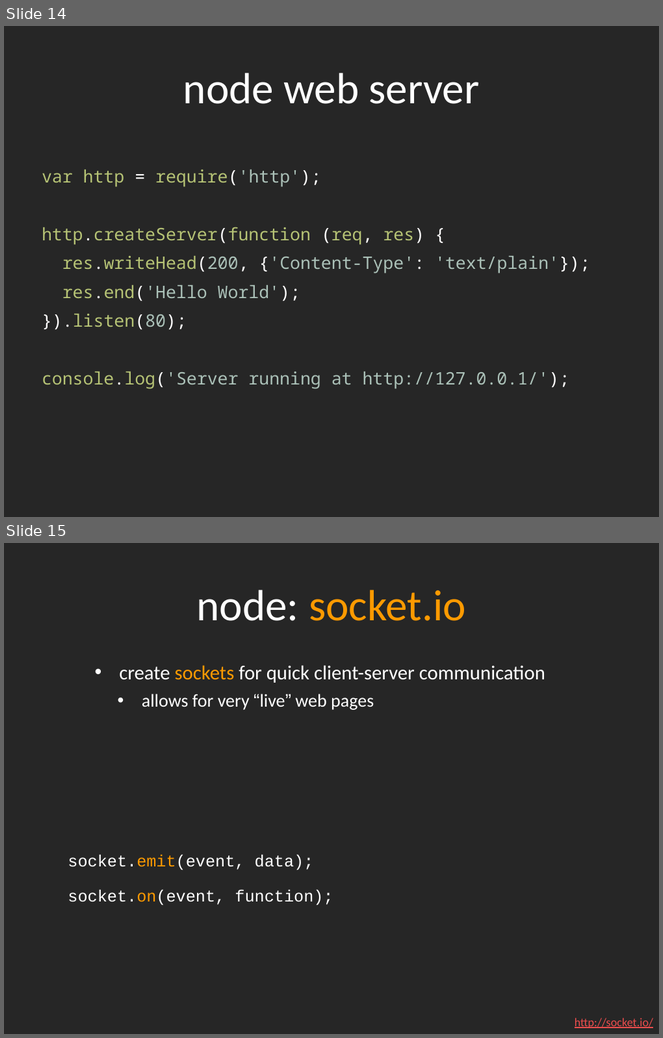
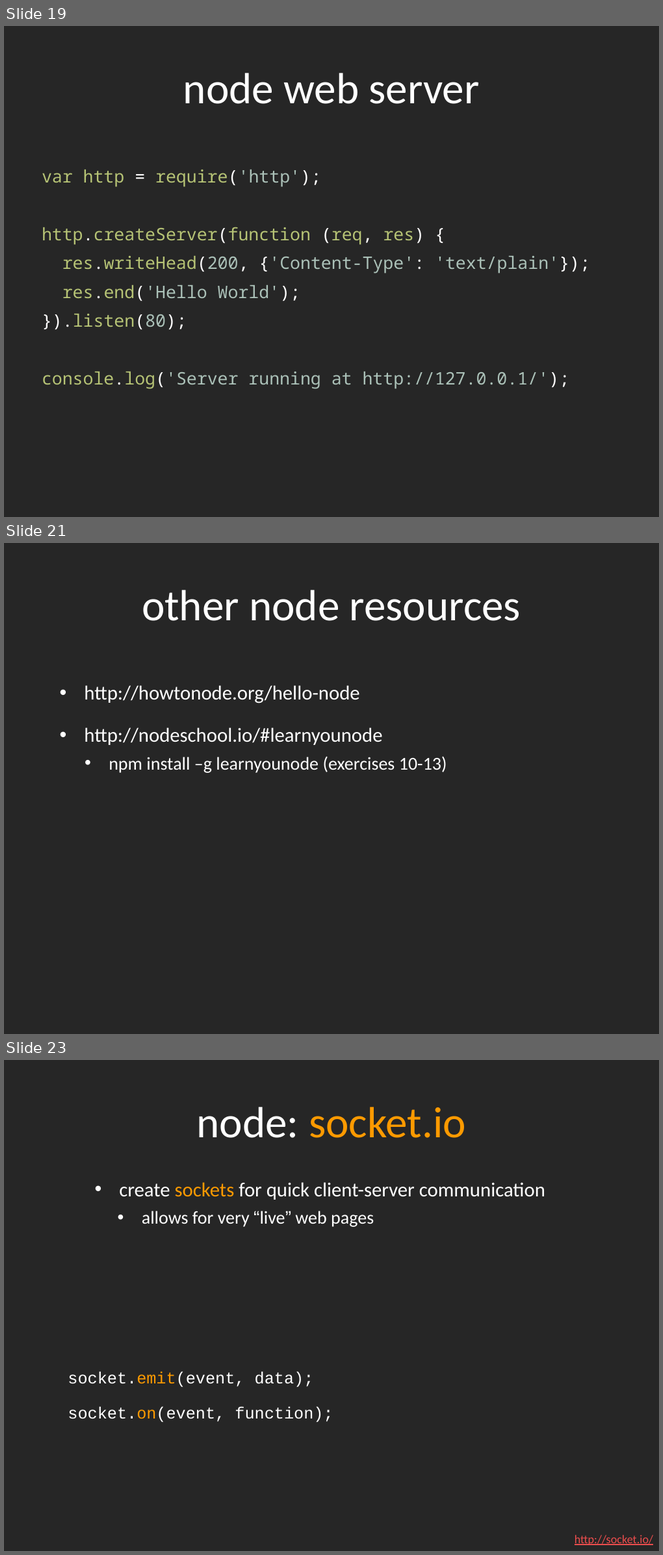
Before and after one commit to dantasse/ssuiweb2014, a slide deck: week09/week09.pptx. Shown one above the other, each under a label of ours: slides 14 and 15 before the commit, slides 19, 21 and 23 after it; the slides between them are not shown. The pictures are 663x1038 and 663x1555 pixels, drawn with LibreOffice and Linux fonts; fonts in the diff are those of the drawing. Boxes give left, top, right and bottom in pixels: in the first picture for what was removed or moved away, otherwise in the second. Text is boxed around its words. In the diff, an @@ line names an element or a change of style, - is before the commit and + after.

```diff
--- a/week09/week09.pptx
+++ b/week09/week09.pptx
@@ slide 21 added at bbox=[4, 543, 659, 1034], background #262626 @@
@@ title added at bbox=[142, 590, 521, 621], 48 pt, text #FFFFFF @@
+other node resources
@@ text added at bbox=[84, 685, 447, 773], 22 pt, text #FFFFFF @@
+• http://howtonode.org/hello-node
+• http://nodeschool.io/#learnyounode
+  • npm install –g learnyounode (exercises 10-13)
@@ what was slide 14 is now slide 19 @@
@@ what was slide 15 is now slide 23 @@
```
Also in this commit, not shown: 2 other slides added, 27 slides removed, 2 other files.
